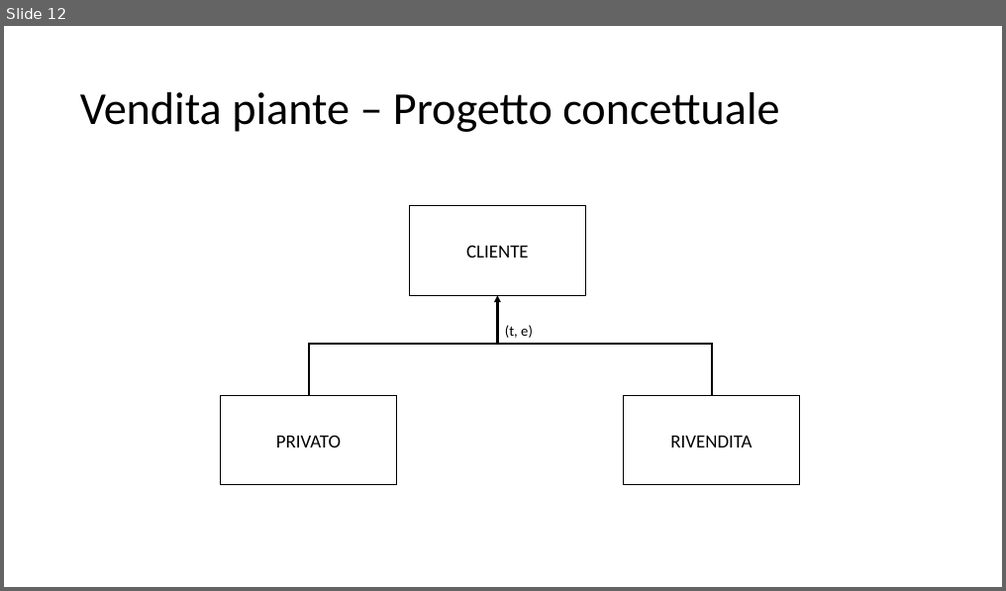
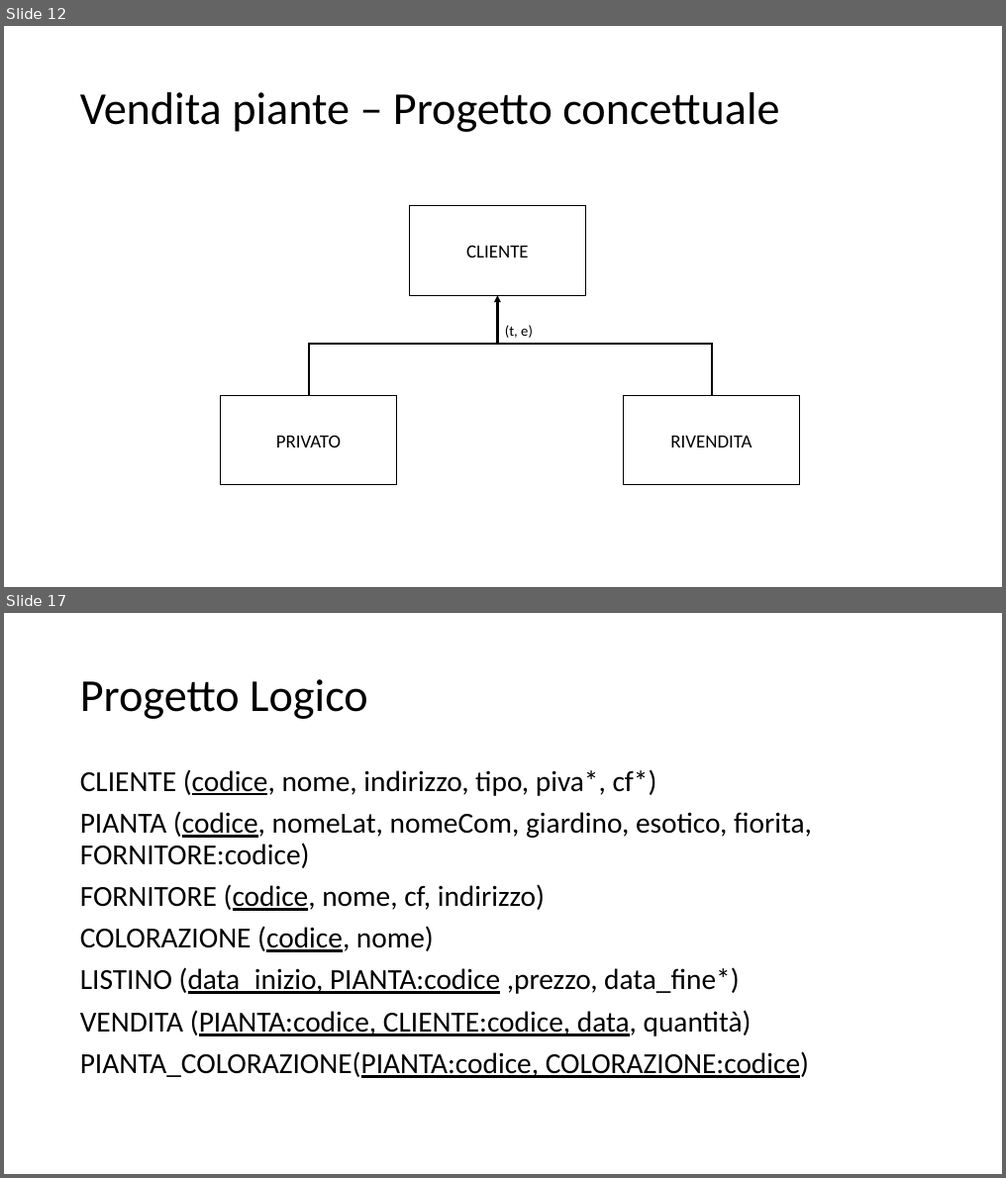
Before and after one commit to davidemaggiulli/agritech_repo3, a slide deck: DBMS – Esercizi.pptx. Shown one above the other, each under a label of ours: slide 12 before the commit, slides 12 and 17 after it; the slides between them are not shown. The pictures are 1006x591 and 1006x1178 pixels, drawn with LibreOffice and Linux fonts; fonts in the diff are those of the drawing. Boxes give left, top, right and bottom in pixels: in the first picture for what was removed or moved away, otherwise in the second. Text is boxed around its words. In the diff, an @@ line names an element or a change of style, - is before the commit and + after.

```diff
--- a/DBMS – Esercizi.pptx
+++ b/DBMS – Esercizi.pptx
@@ slide 17 added at (4,613,1002,1174), background #FFFFFF @@
@@ title added at (80,679,368,719), 44 pt, text #000000 @@
+Progetto Logico
@@ text added at (80,769,812,1078), 28 pt, text #000000 @@
+CLIENTE (codice, nome, indirizzo, tipo, piva*, cf*)
+PIANTA (codice, nomeLat, nomeCom, giardino, esotico, fiorita, FORNITORE:codice)
+FORNITORE (codice, nome, cf, indirizzo)
+COLORAZIONE (codice, nome)
+LISTINO (data_inizio, PIANTA:codice ,prezzo, data_fine*)
+VENDITA (PIANTA:codice, CLIENTE:codice, data, quantità)
+PIANTA_COLORAZIONE(PIANTA:codice, COLORAZIONE:codice)
```
Also in this commit, not shown: 2 slides changed, 4 other slides added, 1 other file.
